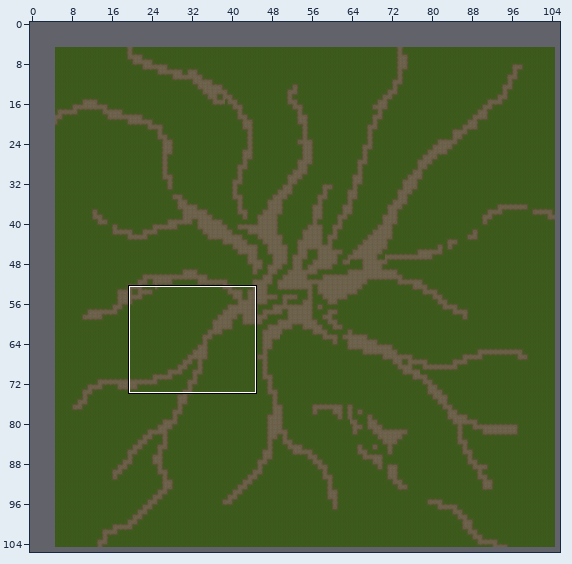
Two states of a Tiled map, Harvesturr/data/maps/test/test.tmx. Above: a wide view before the commit, with the close-up outlined.
Close-up. As it was:
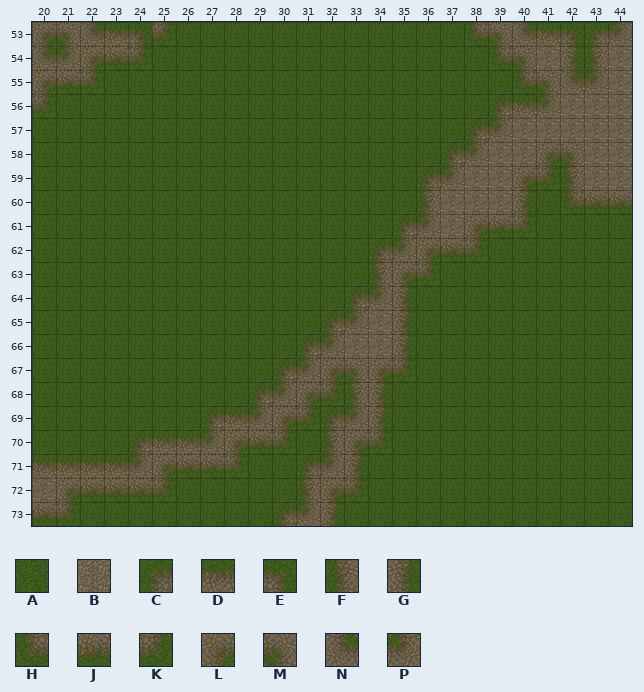
Cells are 32x32 px. Shown: x 20..44, y 53..73. The commit also changed other parts of the map, which this record leaves out. The old version is drawn lined up with the new one.
Key: from "tileset": A 0, B 1, C 20, D 21, E 22, F 40, G 42, H 60, J 61, K 62, L 80, M 82, N 120, P 122.
_ is an empty cell.
Layer "Main" before, first column x 20:
53 LMNDEKAAAAAAAAAAAAHMNDECP
54 NPLJKAAAAAAAAAAAAAAHMBGFB
55 LJKAAAAAAAAAAAAAAAAAHMNPB
56 KAAAAAAAAAAAAAAAAAACDPBBB
57 AAAAAAAAAAAAAAAAAACPBBBBB
58 AAAAAAAAAAAAAAAAACPBBLMBB
59 AAAAAAAAAAAAAAAACPBBLKFBB
60 AAAAAAAAAAAAAAAAFBBBGAHJJ
61 AAAAAAAAAAAAAAACPBLJKAAAA
62 AAAAAAAAAAAAAACPLJKAAAAAA
63 AAAAAAAAAAAAAAFLKAAAAAAAA
64 AAAAAAAAAAAAACPGAAAAAAAAA
65 AAAAAAAAAAAACPBGAAAAAAAAA
66 AAAAAAAAAAACPBBGAAAAAAAAA
67 AAAAAAAAAACPLMLKAAAAAAAAA
68 AAAAAAAAACPLKFGAAAAAAAAAA
69 AAAAAAACDPLKCPGAAAAAAAAAA
70 AAAACDDPLJKAFLKAAAAAAAAAA
71 DDDDPLJJKAACPGAAAAAAAAAAA
72 BLJJJKAAAAAFLKAAAAAAAAAAA
73 JKAAAAAAAACPGAAAAAAAAAAAA
The same view after the edit:
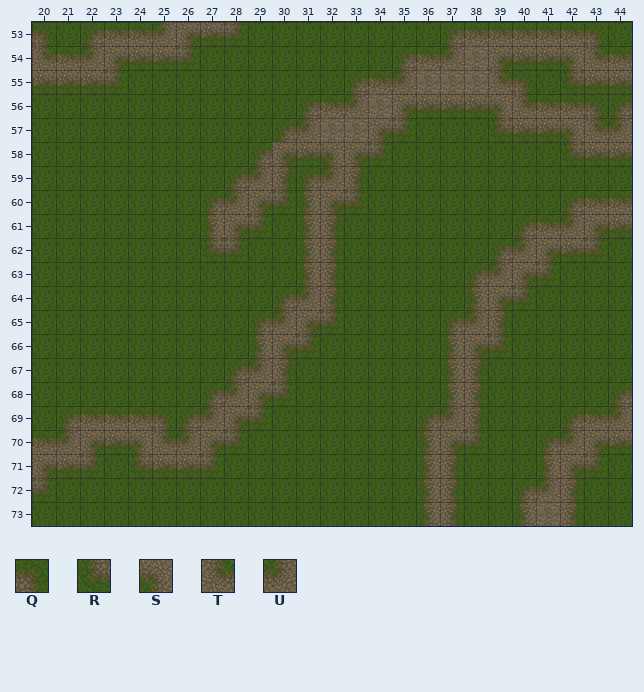
Further tiles: from "tileset": Q 24, R 43, S 64, T 83, U 84.
Edits made:
Changed rows in their new state; . is an unchanged cell.
map size 100x100 -> 106x106 cells (old content now starts at 5,5; both pictures use the new coordinates)
Layer "Main":
first column x 20:
53 QAC.DPLJK........CDDD.DEA
54 .DPLJJK........CDPBLJJSND
55 J.JK.........CDPBBBNQARJJ
56 A..........CDUBLJJJSTDDEC
57 ..........CUBBLK..ARJJSNU
58 .........CLJMLK..AAAAARJJ
59 ........CPGCPG..AAAAAAAAA
60 .......CULKFLK..AAAAA.CDD
61 .......FLK.FG..AAAAACDULJ
62 .......RK..FG.AAAAACPLJK.
63 ...........FG.AAA.CPLK...
64 ..........CUGAAA..FLK....
65 .........CPLKAAA.CPG.....
66 .........FLKAAAA.FLK.....
67 ........CUGAAAAA.FG......
68 .......CULKAAAA..FG.....C
69 .CDDDECPLKAAAAA.CUG...CDU
70 DPLJSTULKAA.AAA.FLK..CPLJ
71 LJKAHJ.KA..AAA..FG...FLK.
72 KAAAAA.....AAA..FG..CPG..
73 AA........AAA...FG..FBG..
Pixel boxes of the changes (left, top, right, bottom) in both close-ups:
changed: (32, 22, 632, 526)
